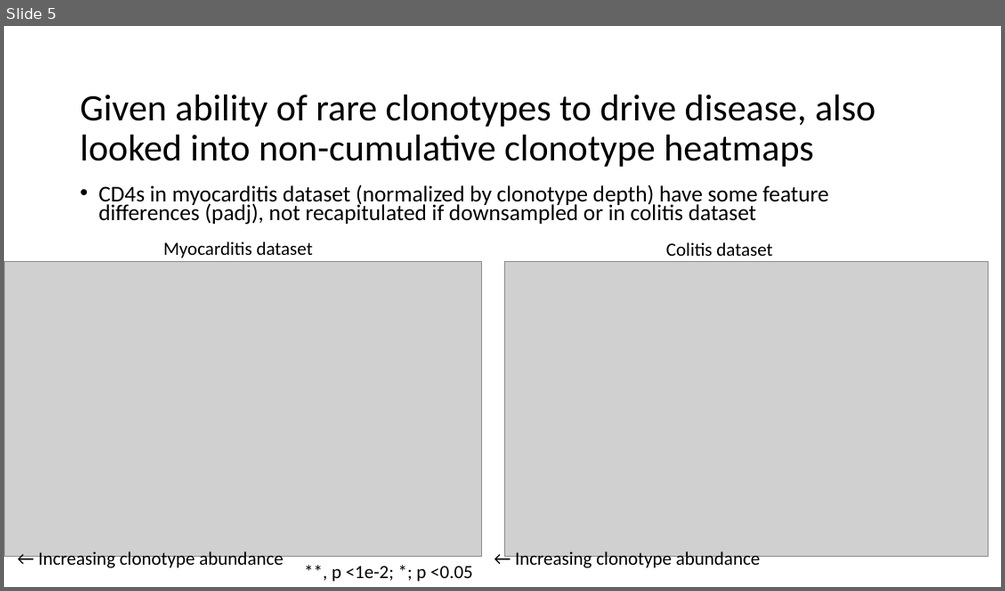
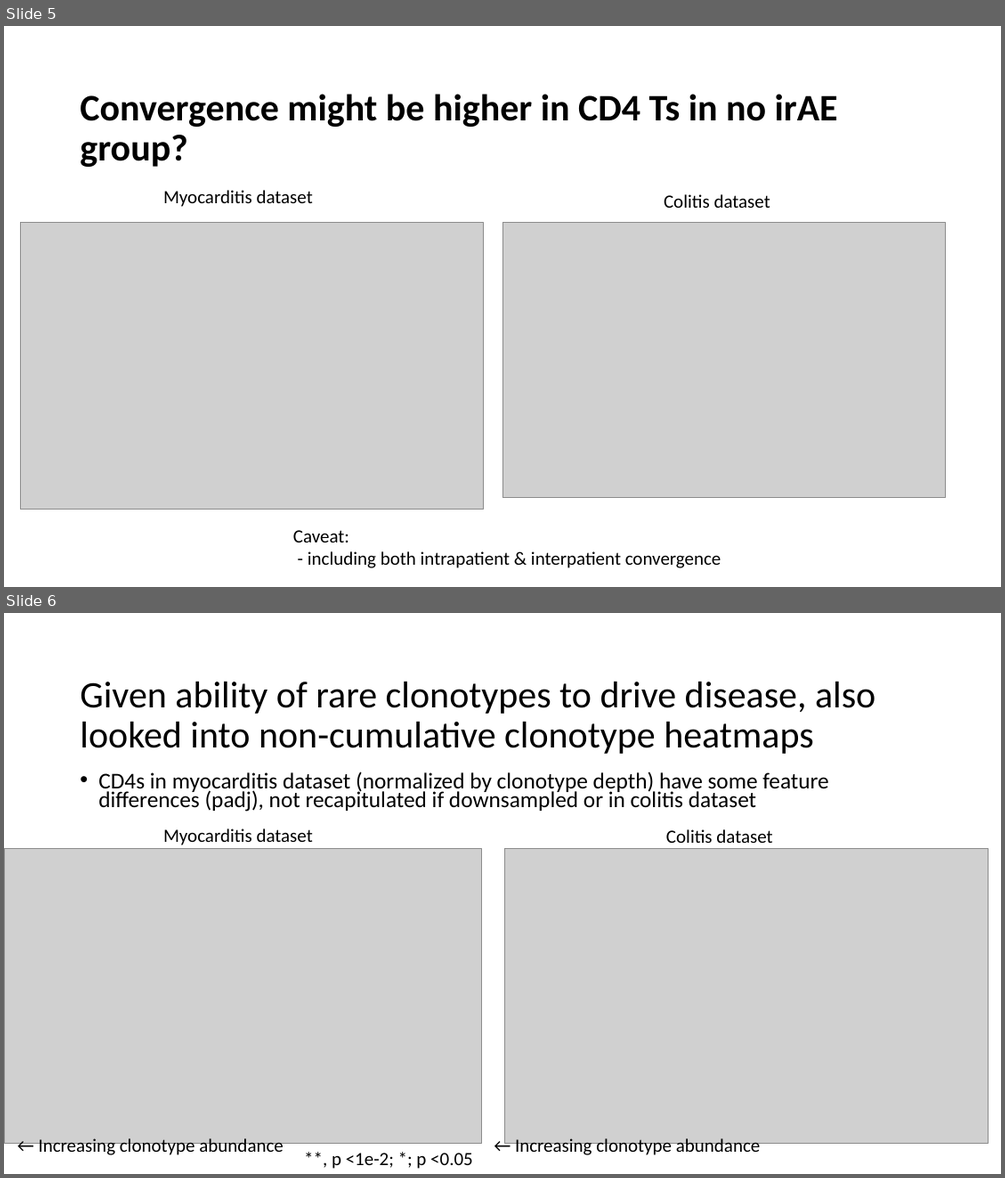
Before and after one commit to tybottorff/bottorffdocs, a slide deck: linsley_postdoc/presentations/weekly_meetings/1_18_24.pptx. Shown one above the other, each under a label of ours: slide 5 before the commit, slides 5 and 6 after it. The pictures are 1005x591 and 1005x1178 pixels, drawn with LibreOffice and Linux fonts; fonts in the diff are those of the drawing; grey boxes stand for pictures. Boxes give left, top, right and bottom in pixels: in the first picture for what was removed or moved away, otherwise in the second. Text is boxed around its words. In the diff, an @@ line names an element or a change of style, - is before the commit and + after.

```diff
--- a/linsley_postdoc/presentations/weekly_meetings/1_18_24.pptx
+++ b/linsley_postdoc/presentations/weekly_meetings/1_18_24.pptx
@@ slide 5 added at box(4, 26, 1001, 587), background #FFFFFF @@
@@ title added at box(80, 94, 838, 167), 36 pt, text #000000, bold @@
+Convergence might be higher in CD4 Ts in no irAE group?
@@ text added at box(163, 190, 313, 207), 18 pt, text #000000 @@
+Myocarditis dataset
@@ text added at box(663, 194, 770, 208), 18 pt, text #000000 @@
+Colitis dataset
@@ picture added at box(20, 223, 483, 510) @@
@@ picture added at box(502, 223, 946, 498) @@
@@ text added at box(293, 530, 721, 568), 18 pt, text #000000 @@
+Caveat:
+- including both intrapatient & interpatient convergence
@@ what was slide 5 is now slide 6 @@
```
Also in this commit, not shown: 1 slide changed, 1 other slide added, 1 slide removed.
